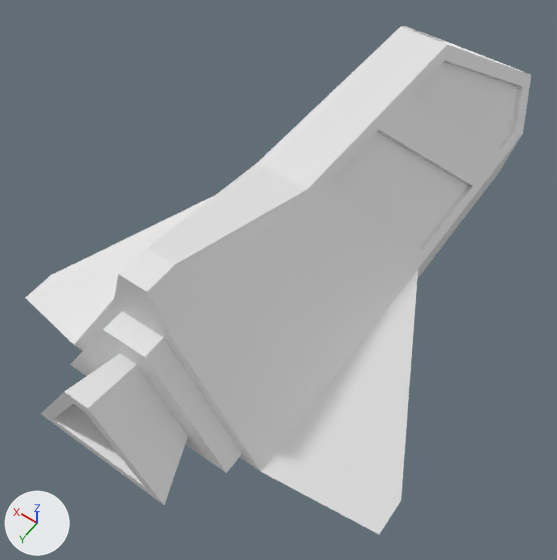
The FBX model Spacestation/Assets/Models/Ship1.fbx, before and after one commit.
One viewpoint serves both versions: a camera (50 mm lens) standing at (-2.56, 3.96, 5.34) and looking at (-0.01, 0.38, -0.28). Arrows for +X, +Y and +Z are at lower left; the lights stay in place. Where no turn or scale is listed for an object, it has been applied to the vertices. Vertices at the same position are counted once.
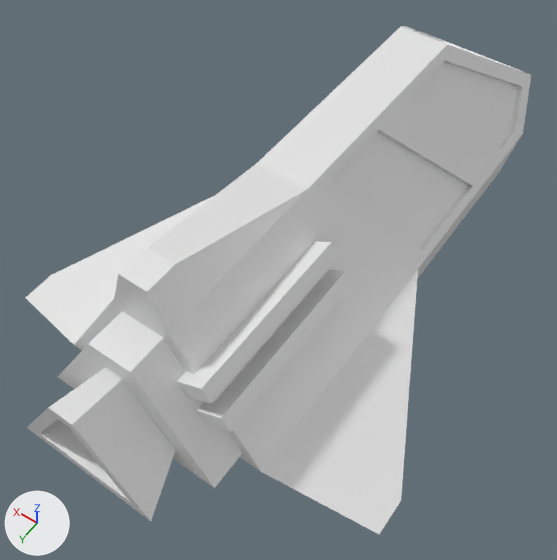
Where the newer file only moved an object's origin or applied its transform, the numbers keep the older frame.

What differs and where, as boxes (x1, y1, x2, y2) in the pictures (557 x 560 px):
part 1 of me_cube_001, built on
    before: (41, 311, 242, 505)
    after: (27, 241, 352, 521)

Diff of the bpy script that builds the scene:
```diff
--- a/Spacestation/Assets/Models/Ship1.fbx.py
+++ b/Spacestation/Assets/Models/Ship1.fbx.py
@@ mat_ship @@
+mat_ship = principled_material('Ship')
+mat_ship.base_color = (0.8, 0.8, 0.8)  # white #e7e7e7
+mat_ship.roughness = 0.4
@@ me_cube_001 @@
 # used by ob_cube; location = (0.0, 0.0, 0.0)
-me_cube_001.from_pydata(...)  # 120 vertices, 116 faces; spans x -1.96..1.96, y -3.77..2.68, z -0.85..1.37
+me_cube_001.from_pydata(...)  # 136 vertices, 128 faces; spans x -1.96..1.96, y -3.77..2.83, z -0.85..1.37
+# me_cube_001 part 1
+# 16 vertices in x -0.82..0.82, y 2.19..2.68, z -0.15..0.9 move by (0.0, 0.15, 0.0)
+# 4 vertices in x -0.46..0.46, y 2.33, z 0.03..0.72 move by (0.0, 0.14, 0.0)
+# 8 vertices are added at x -0.82..-0.6, y 0.49..2.11, z 0.37..0.76
+# 8 new vertices lie (0.52, 0.0, -0.3) away from vertices in x -0.82..-0.6, y 0.49..2.11, z 0.37..0.76
+# 12 new faces join them
+me_cube_001.materials.append(mat_ship)  # white #e7e7e7
```
